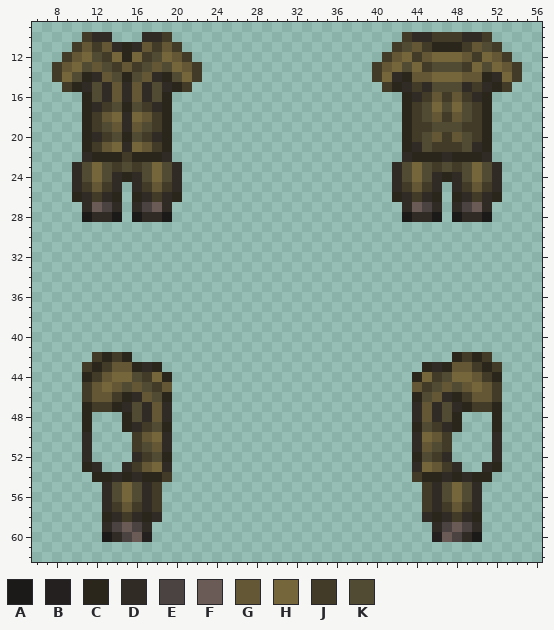
Pixel-art sprite -- Resources/Textures/_RMC14/Objects/Clothing/Uniforms/SPP/uniform.rsi/jacket-equipped-INNERCLOTHING.png. The first picture shows the starting point.
The file is 64x64 pixels. Colours within 5 levels of each other are drawn and written as one. Shown: x 6..56, y 9..62.
Palette (. is transparent): A #1c1a19  B #23201f  C #2b261b  D #302c25  E #4a4341  F #6a5b56  G #635736  H #75663b  J #413b28  K #524b33
Pixels before (only the part around the change), first column x 6:
 9 ...................................................
10 .....JDD...DDJ.......................JDDJJJDDJ.....
11 ....JGJGDCDGJGJ.....................JKGJCCCJGKJ....
12 ...JGHKJHCHJKHGJ...................JGHJGHHHGJHGJ...
13 ..JGHKGKJGJKGKHGJ.................JGHKHJKKKJHKHGJ..
14 ..JHKCDGKCKGDCKHJ.................JHDCGGHHHGGCDHJ..
15 ...JCDKDGDGDKDCJ...................JCDJDKKKDJDCJ...
16 .....CKDGDGDKC.......................CDJGJGJDC.....
17 .....CDJKCKJDC.......................CJKHKHKJC.....
18 .....CJGHDHGJC.......................CJKGJGKJC.....
19 .....CJKGDGKJC.......................CJJKKKJJC.....
20 .....CDJKCKJDC.......................CJKGJGKJC.....
21 .....CJGHDHGJC.......................CDKJJJKDC.....
22 .....DCCCJCCCD.......................DCCCDCCCD.....
23 ....DKHKJKJKHKD.....................DKHKJKJKHKD....
24 ....DKHKDCDKHKD.....................DKHKDCDKHKD....
25 ....DJGJD.DJGJD.....................DJGJD.DJGJD....
26 ....CDJDC.CDJDC.....................CDJDC.CDJDC....
27 .....DFED.DEFD.......................DFED.DEFD.....
28 .....ADDA.ADDA.......................ADDA.ADDA.....
29 ...................................................
30 ...................................................
31 ...................................................
32 ...................................................
33 ...................................................
34 ...................................................
35 ...................................................
36 ...................................................
37 ...................................................
38 ...................................................
39 ...................................................
40 ...................................................
41 ...................................................
42 ......JCJC................................CJCJ.....
43 .....JCJGGCDC..........................CDCGGJCJ....
44 .....CJGHHKJHC........................CHJKHHGJC....
45 .....JGHGKGKJG........................GJKGKGHGJ....
46 .....JGGJCDGKC........................CKGDCJGGJ....
47 .....CJJCDKDGD........................DGDKDCJJC....
48 .....C...CKDGD........................DGDKC...C....
49 .....C...CDJKC........................CKJDC...C....
50 .....D....JGHD........................DHGJ....D....
51 .....D....JKGD........................DGKJ....D....
52 .....D....DJKC........................CKJD....D....
53 .....CD..DJGHD........................DHGJD..DC....
54 ......CCDCDCCJ........................JCCDCDCC.....
55 .......DKHKDJ..........................JDKHKD......
56 .......DKHKDJ..........................JDKHKD......
57 .......DJGJDJ..........................JDJGJD......
58 .......CDJDCD..........................DCDJDC......
59 .......DEFED............................DEFED......
60 .......ADEFB............................BFEDA......
61 ...................................................
62 ...................................................
New version:
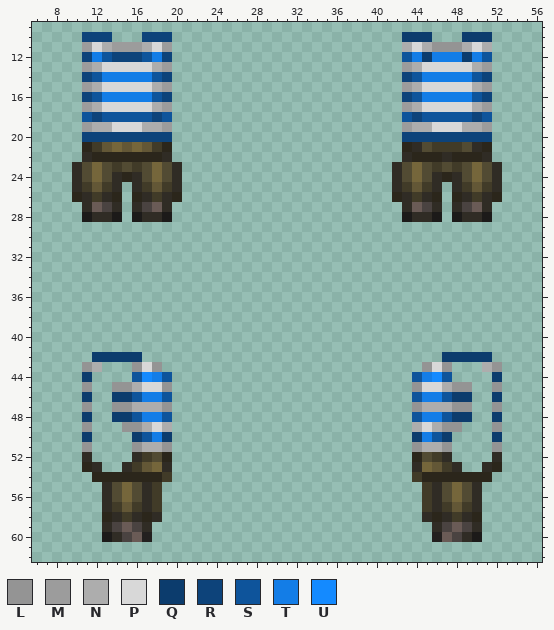
Colours new in this view: L #949494  M #9c9c9c  N #adadad  P #d8d8d8  Q #0c3c6d  R #0d437a  S #0e549b  T #137de7  U #148aff
What changed:
y 10: x 11..13 JDD -> RRR; x 17..19 DDJ -> RRR; x 43..51 JDDJJJDDJ -> QQQ...QQQ
y 11: x 10..20 JGJGDCDGJGJ -> .MPNMMMNPM.; x 42..52 JKGJCCCJGKJ -> .NPNLLLNPN.
y 12: x 9..21 JGHKJHCHJKHGJ -> ..RTSRRRSTR..; x 41..53 JGHJGHHHGJHGJ -> ..STQTTTQTS..
y 13: x 8..22 JGHKGKJGJKGKHGJ -> ...MNPPPPPNM...; x 40..54 JGHKHJKKKJHKHGJ -> ...MNPPPPPNM...
y 14: x 8..22 JHKCDGKCKGDCKHJ -> ...RSTTTTTSR...; x 40..54 JHDCGGHHHGGCDHJ -> ...RSTTTTTSR...
y 15: x 9..21 JCDKDGDGDKDCJ -> ..MNPPPPPNM..; x 41..53 JCDJDKKKDJDCJ -> ..MNPPPPPNM..
y 16: x 11..19 CKDGDGDKC -> RSTTTTTSR; x 43..51 CDJGJGJDC -> RSTTTTTSR
y 17: x 11..19 CDJKCKJDC -> MNPPPPPNM; x 43..51 CJKHKHKJC -> MNPPPPPNM
y 18: x 11..19 CJGHDHGJC -> SRSSSSSRS; x 43..51 CJKGJGKJC -> SRSSSSSRS
y 19: x 11..19 CJKGDGKJC -> MNNPPPNNM; x 43..51 CJJKKKJJC -> MNNPPPNNM
y 20: x 11..19 CDJKCKJDC -> RRRRRRRRR; x 43..51 CJKGJGKJC -> RRRRRRRRR
y 21: x 15 D -> G
y 22: x 15 J -> C
y 42: x 12..16 JCJC. -> QQQQQ; x 47..51 .CJCJ -> QQQQQ
y 43: x 11..18 JCJGGCDC -> LN...LPL; x 45..52 CDCGGJCJ -> LPL...NL
y 44: x 11..19 CJGHHKJHC -> Q....SUTS; x 44..52 CHJKHHGJC -> STUS....Q
y 45: x 11..19 JGHGKGKJG -> L..LLNPPL; x 44..52 GJKGKGHGJ -> LPPNLL..L
y 46: x 11..19 JGGJCDGKC -> Q..QQSTTS; x 44..52 CKGDCJGGJ -> STTSQQ..Q
y 47: x 11..19 CJJCDKDGD -> L..LLNNNL; x 44..52 DGDKDCJJC -> LNNNLL..L
y 48: x 11 C -> Q; x 14..19 .CKDGD -> QQSTTS; x 44..49 DGDKC. -> STTSQQ; x 52 C -> Q
y 49: x 11 C -> L; x 15..19 CDJKC -> LLNPN; x 44..48 CKJDC -> NPNLL; x 52 C -> L
y 50: x 11 D -> Q; x 16..19 JGHD -> QSTQ; x 44..47 DHGJ -> QTSQ; x 52 D -> Q
y 51: x 11 D -> L; x 16..19 JKGD -> LNNL; x 44..47 DGKJ -> LNNL; x 52 D -> L
y 54: x 14 D -> C; x 16 D -> C; x 47 D -> C; x 49 D -> C
Pixel boxes of the changes (left, top, right, bottom) in both pictures:
changed: (52, 32, 202, 162)
changed: (372, 32, 522, 142)
changed: (82, 352, 172, 482)
changed: (412, 352, 502, 482)
